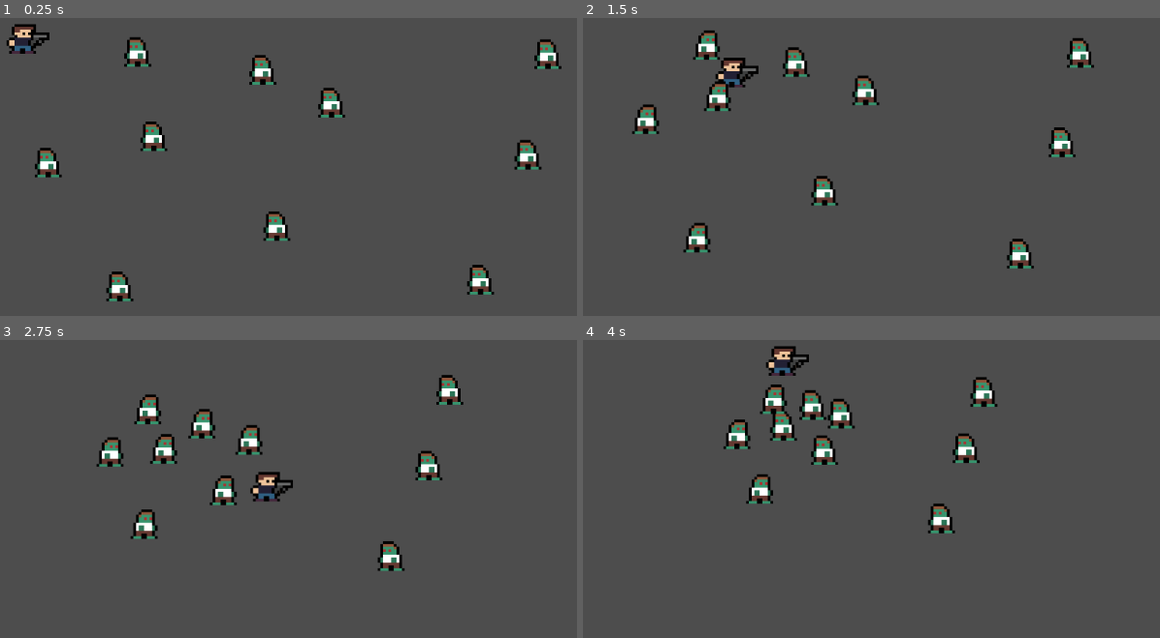
Above: before the commit, frames 1-4 (two rows, left to right).
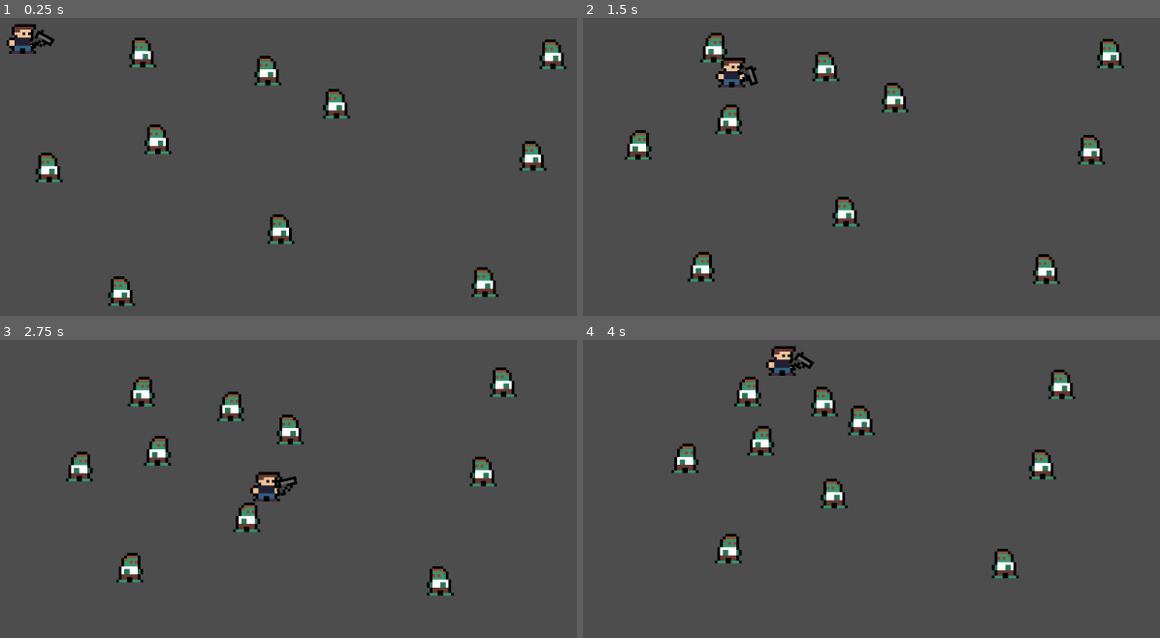
Above: after the commit, the same moments.

Repository: JoshuaW13/shoot-things
Game: Godot game, scene res://levels/field/field.tscn
The game is run twice, just before and just after one commit, with the same random seed, the same clock (stepped at 60 frames per second) and the same inputs.
Inputs (mouse positions are in pixels of both pictures, inside the frame that each line leads up to):
- Up to frame 1 (0.25 s): no input
- Up to frame 2 (1.5 s): move the mouse to (1131, 199) at 0.52 s; hold D (Right) 0.53-1.28 s; move the mouse to (802, 241) at 1.27 s; hold S (Down) from 1.28 s (still down)
- Up to frame 3 (2.75 s): move the mouse to (455, 447) at 2.02 s; release S (Down) at 2.03 s; hold D (Right) from 2.03 s (still down)
- Up to frame 4 (4 s): move the mouse to (917, 629) at 2.77 s; release D (Right) at 2.78 s; hold W (Up) 2.78-3.53 s; move the mouse to (outside the picture) at 3.52 s; hold A (Left) from 3.53 s (still down)

The runs differ from the first frame. In frame 1, 4.1% of the frame differs, in the area x 4-99%, y 3-97%; in frame 2, 6.9%; in frame 3, 6.9%; in frame 4, 6.9%, in the area x 15-86%, y 3-80%.

Commit message:
Fixed mouse direction and added rotation
rotation facing is still busted as it doesnt ineract with scale

Diff:
--- a/common/components/flipOnMouse/flip_on_mouse_component.gd
+++ b/common/components/flipOnMouse/flip_on_mouse_component.gd
@@ -1,5 +1,7 @@
 extends Node2D
 class_name FlipOnMouseComponent
+
+signal scale_changed
 
 @export var patient: Node2D
 
@@ -9,9 +11,13 @@
 func _process(_delta: float) -> void:
 	if patient:
 		var direction: Vector2 = get_global_mouse_position() - patient.global_position
+
 		if direction.x < 0 and facing == Facing.RIGHT:
 			facing = Facing.LEFT
 			patient.scale.x = -1
-		elif direction.x >0 and facing == Facing.LEFT:
+			scale_changed.emit()
+
+		elif direction.x > 0 and facing == Facing.LEFT:
 			facing = Facing.RIGHT
-			patient.scale.x = -1
+			patient.scale.x = 1
+			scale_changed.emit()
--- /dev/null
+++ b/common/components/rotateOnMouse/rotateOnMouseComponent.tscn
@@ -0,0 +1,6 @@
+[gd_scene load_steps=2 format=3 uid="uid://c05ghbirgw0rv"]
+
+[ext_resource type="Script" uid="uid://dkuonmjsxvdhp" path="res://common/components/rotateOnMouse/rotate_on_mouse_component.gd" id="1_580k1"]
+
+[node name="RotateOnMouseComponent" type="Node2D"]
+script = ExtResource("1_580k1")
--- /dev/null
+++ b/common/components/rotateOnMouse/rotate_on_mouse_component.gd
@@ -0,0 +1,12 @@
+extends Node2D
+class_name RotateOnMouseComponent
+
+@export var patient: Node2D
+
+func _process(_delta: float) -> void:
+	if patient:
+		var mouse_pos = get_global_mouse_position()
+		var to_mouse = mouse_pos - patient.global_position
+		var angle = to_mouse.angle()
+
+		patient.rotation = angle
--- a/entities/items/guns/pistol/pistol.tscn
+++ b/entities/items/guns/pistol/pistol.tscn
@@ -5,4 +5,5 @@
 [node name="Pistol" type="Node2D"]
 
 [node name="Sprite2D" type="Sprite2D" parent="."]
+position = Vector2(6, -1)
 texture = ExtResource("1_wfjhr")
--- a/entities/mobs/zombie/zombie.gd
+++ b/entities/mobs/zombie/zombie.gd
@@ -10,17 +10,17 @@
 	set(value):
 		if value != facing:
 			facing = value
-			scale.x = -1
 
 func check_facing()->void:
-	if velocity.x >0:
+	if velocity.x >0 and facing != "Right":
 		facing = "Right"
-	elif velocity.x <0:
+		scale.x = -1
+	elif velocity.x <0 and facing != "Left":
 		facing = "Left"
+		scale.x = -1
 
 func _physics_process(_delta: float) -> void:
 	var direction_to_player: Vector2 = position.direction_to(player.global_position)
 	velocity_component.accelerate_in_direction(direction_to_player.normalized())
 	velocity_component.move(self)
 	check_facing()
-	move_and_slide()
--- a/entities/player/player.gd
+++ b/entities/player/player.gd
@@ -1,9 +1,12 @@
 extends CharacterBody2D
 class_name Player
 
-@onready var sprite: Sprite2D = $Sprite2D
 @onready var velocity_component: VelocityComponent = $VelocityComponent
 @onready var player_direction_controller: FlipOnMouseComponent = $FlipOnMouseComponent
+@onready var weapon_direction_controller: RotateOnMouseComponent = %RotateOnMouseComponent
+@onready var weapon: Node2D = %Pistol
+@onready var flip_pivot: Node2D = $Pivot
 
 func _ready() -> void:
-	player_direction_controller.patient = self
+	player_direction_controller.patient = flip_pivot
+	weapon_direction_controller.patient = weapon
--- a/entities/player/player.tscn
+++ b/entities/player/player.tscn
@@ -10,6 +10,7 @@
 [ext_resource type="PackedScene" uid="uid://bf8r0vvk3mqm3" path="res://common/components/health/healthComponent.tscn" id="8_bectd"]
 [ext_resource type="PackedScene" uid="uid://c4c1lf1xgmou7" path="res://entities/items/guns/pistol/pistol.tscn" id="9_bectd"]
 [ext_resource type="PackedScene" uid="uid://coos8sjb0fwpu" path="res://common/components/flipOnMouse/flipOnMouseComponent.tscn" id="10_wvtmh"]
+[ext_resource type="PackedScene" uid="uid://c05ghbirgw0rv" path="res://common/components/rotateOnMouse/rotateOnMouseComponent.tscn" id="11_7thud"]
 
 [sub_resource type="CircleShape2D" id="CircleShape2D_26q78"]
 radius = 22.0
@@ -17,8 +18,23 @@
 [node name="Player" type="CharacterBody2D"]
 script = ExtResource("1_fkugw")
 
-[node name="Sprite2D" type="Sprite2D" parent="."]
+[node name="Pivot" type="Node2D" parent="."]
+
+[node name="Sprite2D" type="Sprite2D" parent="Pivot"]
 texture = ExtResource("1_symyc")
+
+[node name="Pistol" parent="Pivot" instance=ExtResource("9_bectd")]
+unique_name_in_owner = true
+position = Vector2(24, 0)
+
+[node name="HurtboxComponent" parent="Pivot" node_paths=PackedStringArray("health_component") instance=ExtResource("7_26q78")]
+collision_layer = 2
+collision_mask = 8
+health_component = NodePath("../../HealthComponent")
+
+[node name="CollisionShape2D" type="CollisionShape2D" parent="Pivot/HurtboxComponent"]
+position = Vector2(0, 2)
+shape = SubResource("CircleShape2D_26q78")
 
 [node name="StateMachine" parent="." node_paths=PackedStringArray("initial_state") instance=ExtResource("2_abrql")]
 initial_state = NodePath("Idle")
@@ -36,16 +52,7 @@
 
 [node name="HealthComponent" parent="." instance=ExtResource("8_bectd")]
 
-[node name="HurtboxComponent" parent="." node_paths=PackedStringArray("health_component") instance=ExtResource("7_26q78")]
-collision_layer = 2
-collision_mask = 8
-health_component = NodePath("../HealthComponent")
+[node name="FlipOnMouseComponent" parent="." instance=ExtResource("10_wvtmh")]
 
-[node name="CollisionShape2D" type="CollisionShape2D" parent="HurtboxComponent"]
-position = Vector2(0, 2)
-shape = SubResource("CircleShape2D_26q78")
-
-[node name="Pistol" parent="." instance=ExtResource("9_bectd")]
-position = Vector2(24, 0)
-
-[node name="FlipOnMouseComponent" parent="." instance=ExtResource("10_wvtmh")]
+[node name="RotateOnMouseComponent" parent="." instance=ExtResource("11_7thud")]
+unique_name_in_owner = true
--- a/levels/field/field.tscn
+++ b/levels/field/field.tscn
@@ -8,9 +8,6 @@
 [node name="Zombie" parent="." node_paths=PackedStringArray("player") instance=ExtResource("1_y8ghy")]
 position = Vector2(745, 417)
 player = NodePath("../Player")
-
-[node name="Player" parent="." instance=ExtResource("2_7wxdm")]
-position = Vector2(51, 51)
 
 [node name="Zombie2" parent="." node_paths=PackedStringArray("player") instance=ExtResource("1_y8ghy")]
 position = Vector2(817, 227)
@@ -47,3 +44,6 @@
 [node name="Zombie10" parent="." node_paths=PackedStringArray("player") instance=ExtResource("1_y8ghy")]
 position = Vector2(201, 434)
 player = NodePath("../Player")
+
+[node name="Player" parent="." instance=ExtResource("2_7wxdm")]
+position = Vector2(51, 51)
Not shown, added: common/components/rotateOnMouse/rotate_on_mouse_component.gd.uid
Not shown: 1 places in entities/player/player.tscn that only renumber resources
